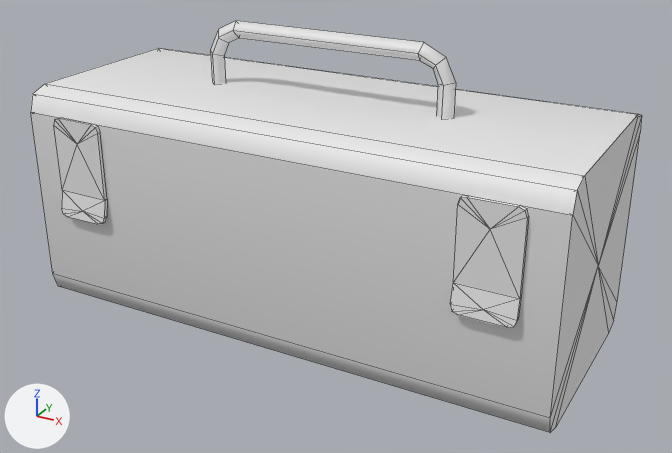
One commit to the FBX model Assets/ART/Meshes/MAINTENANCE ROOM/SM_Toolbox.fbx: the scene before it, then after it.
Before and after are seen from a camera (50 mm lens) standing at (0.506, -0.896, 0.562) and looking at (0.023, -0.017, 0.122). Lighting does not change. The marker at lower left points along +X, +Y and +Z. The picture after the commit comes second. Mesh edges are drawn as thin lines. Where no turn or scale is listed for an object, it has been applied to the vertices.

Objects in the first picture: 'SM_Toolbox', 'SM_Toolbox_Top'.
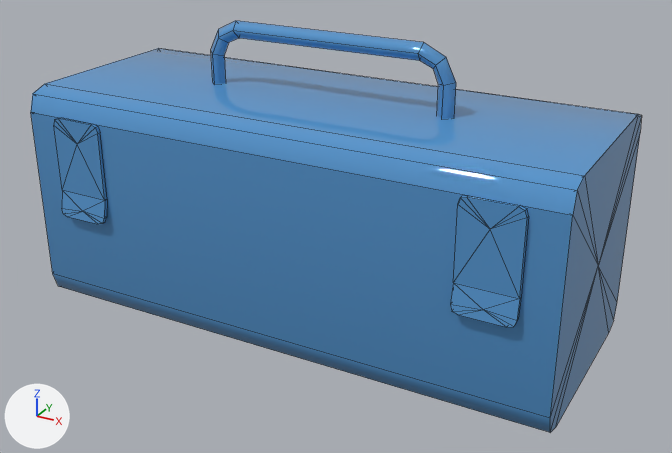
Where the change shows, as pixel boxes [x1, y1, x2, y2] in the pictures (672 x 453 px):
```json
{"object": "SM_Toolbox_Top", "change": "recoloured", "before": [31, 21, 638, 215], "after": [31, 21, 638, 215], "on screen": "white to blue"}
{"part": 1, "of": "me_mesh", "change": "recoloured", "before": [31, 112, 642, 433], "after": [31, 112, 642, 433], "on screen": "white to blue"}
```

The change, as JSON lines over the scene's bpy script:
```json
{"op": "add", "block": "mat_m_metal_painted_red", "code": ["mat_m_metal_painted_red = principled_material('M_Metal_Painted_Red')", "mat_m_metal_painted_red.base_color = (0.0902, 0.298, 0.608)  # blue #5594cd", "mat_m_metal_painted_red.roughness = 0.0"]}
{"block": "me_mesh_001", "where": "me_mesh_001.from_pydata(...)  # 52 vertices, 46 faces; spans x -0.325..0.325, y -0.263..0.0, z -0.022..0.083"}
{"op": "add", "block": "me_mesh_001", "code": "me_mesh_001.materials.append(mat_m_metal_painted_red)  # blue #5594cd"}
{"block": "me_mesh", "where": "me_mesh.from_pydata(...)  # 122 vertices, 153 faces; spans x -0.325..0.325, y -0.144..0.135, z 0.0..0.27"}
{"block": "me_mesh", "where": "# used by ob_sm_toolbox; location = (0.0, 0.0, 0.0)"}
{"block": "me_mesh", "change": "me_mesh part 1: 153 faces spanning x -0.325..0.325, y -0.144..0.135, z 0.0..0.27 switch from no material to mat_m_metal_painted_red (blue #5594cd)"}
```
